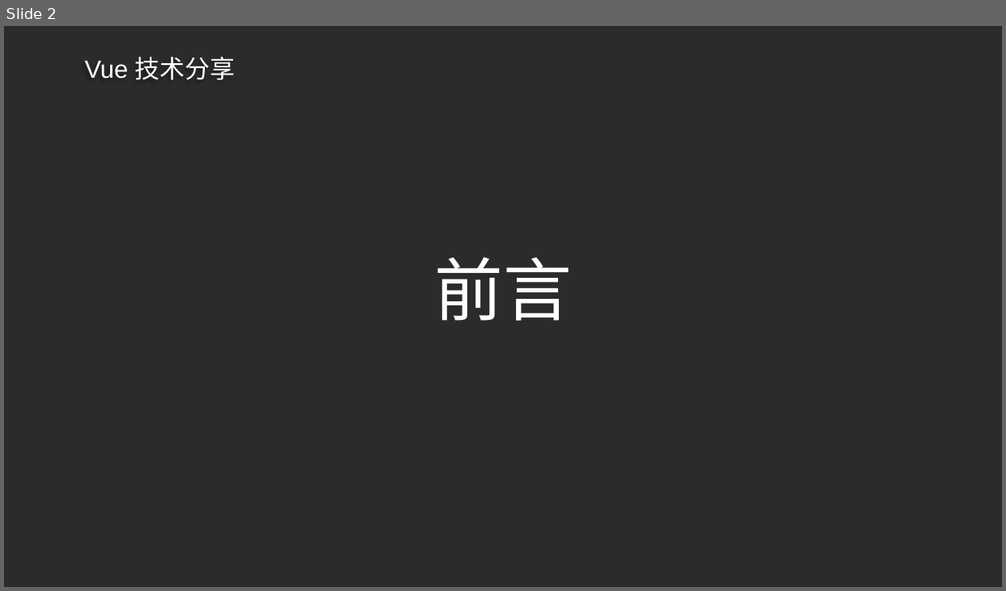
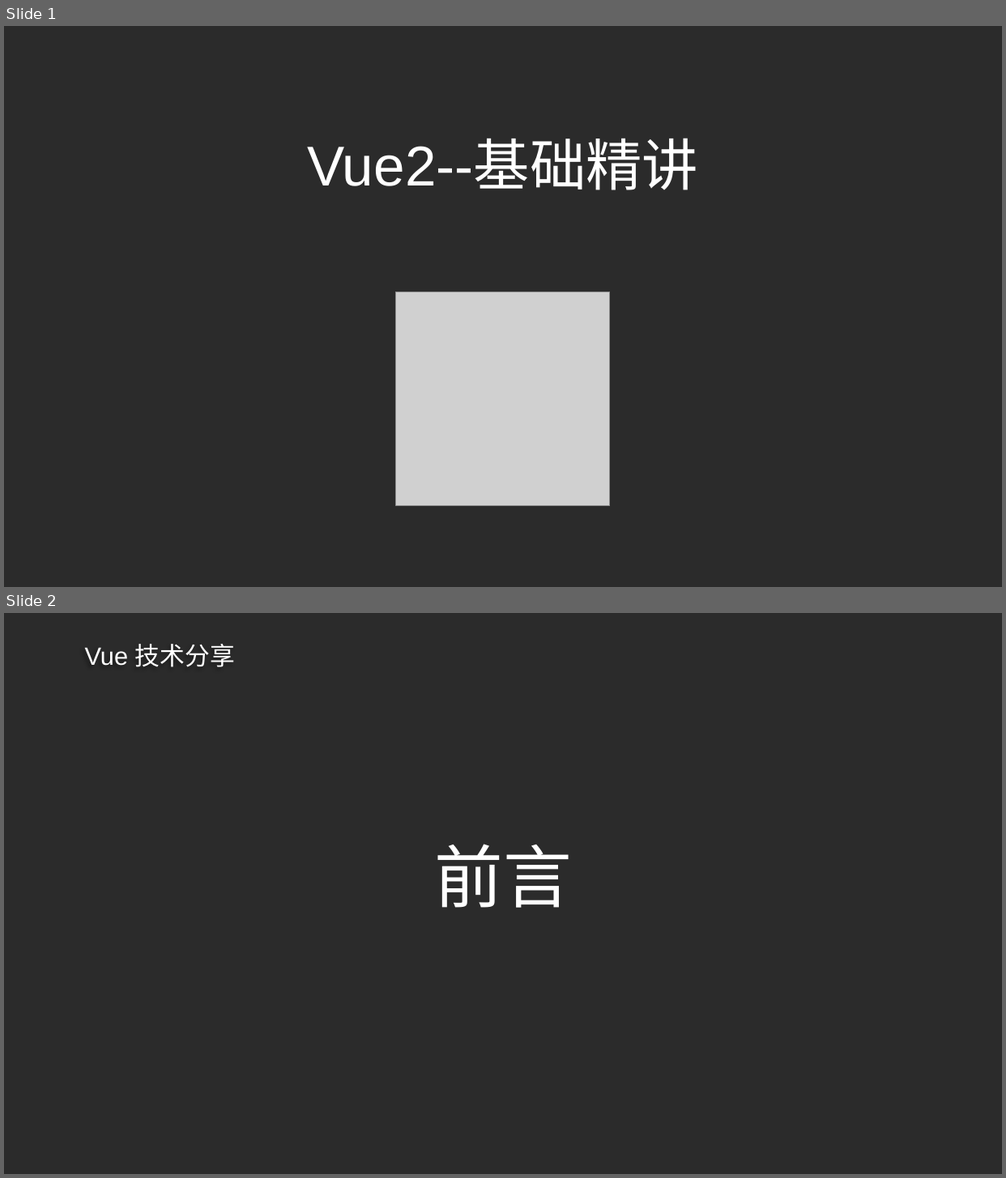
Before and after one commit to ldjdd/traing-library, a slide deck: vue/演示文稿.pptx. Shown one above the other, each under a label of ours: slide 2 before the commit, slides 1 and 2 after it. The pictures are 1006x591 and 1006x1178 pixels, drawn with LibreOffice and Linux fonts; fonts in the diff are those of the drawing; grey boxes stand for pictures; background and template pictures are left out; a plain dark background stands for a picture behind light text. Boxes give left, top, right and bottom in pixels: in the first picture for what was removed or moved away, otherwise in the second. Text is boxed around its words. In the diff, an @@ line names an element or a change of style, - is before the commit and + after.

```diff
--- a/vue/演示文稿.pptx
+++ b/vue/演示文稿.pptx
@@ slide 1 added at bbox=[4, 26, 1002, 587], background picture (left out) @@
@@ title added at bbox=[307, 140, 698, 190], 54 pt, text #FFFFFF @@
+Vue2--基础精讲
@@ picture added at bbox=[396, 292, 611, 506] @@
```
Also in this commit, not shown: 4 slides changed, 7 other slides added, 1 slide removed, 5 other files.
